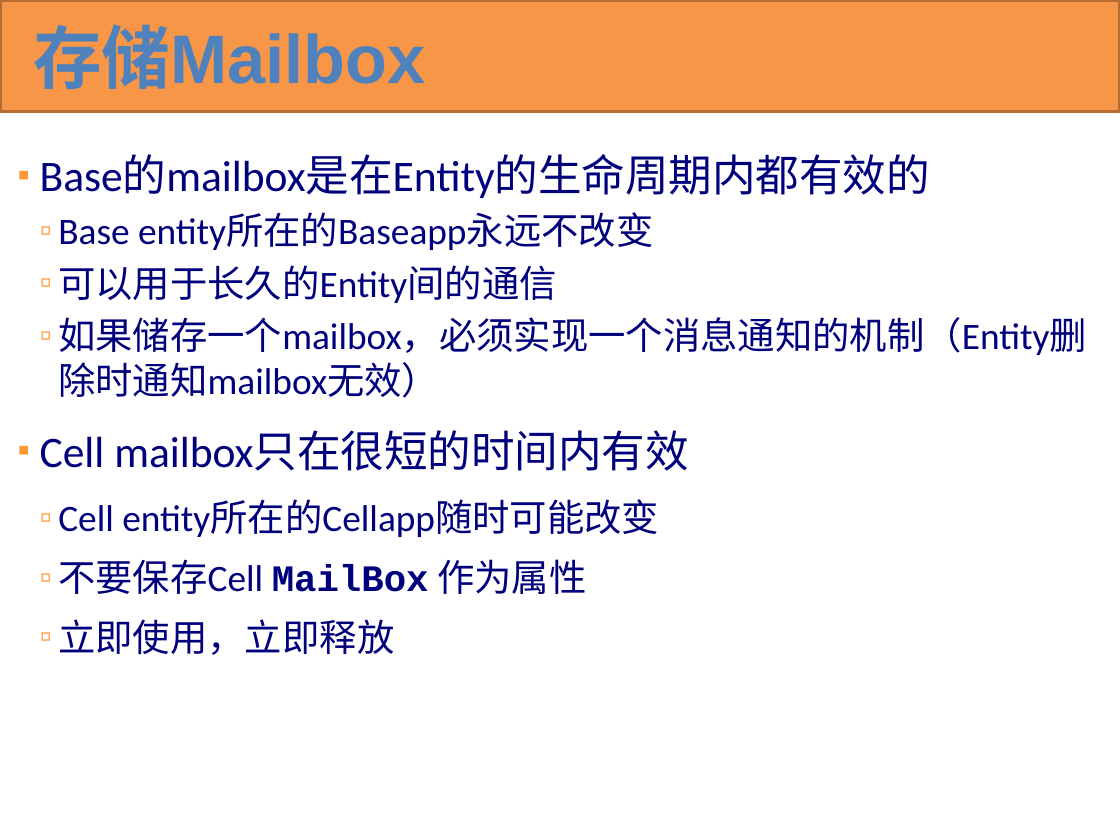
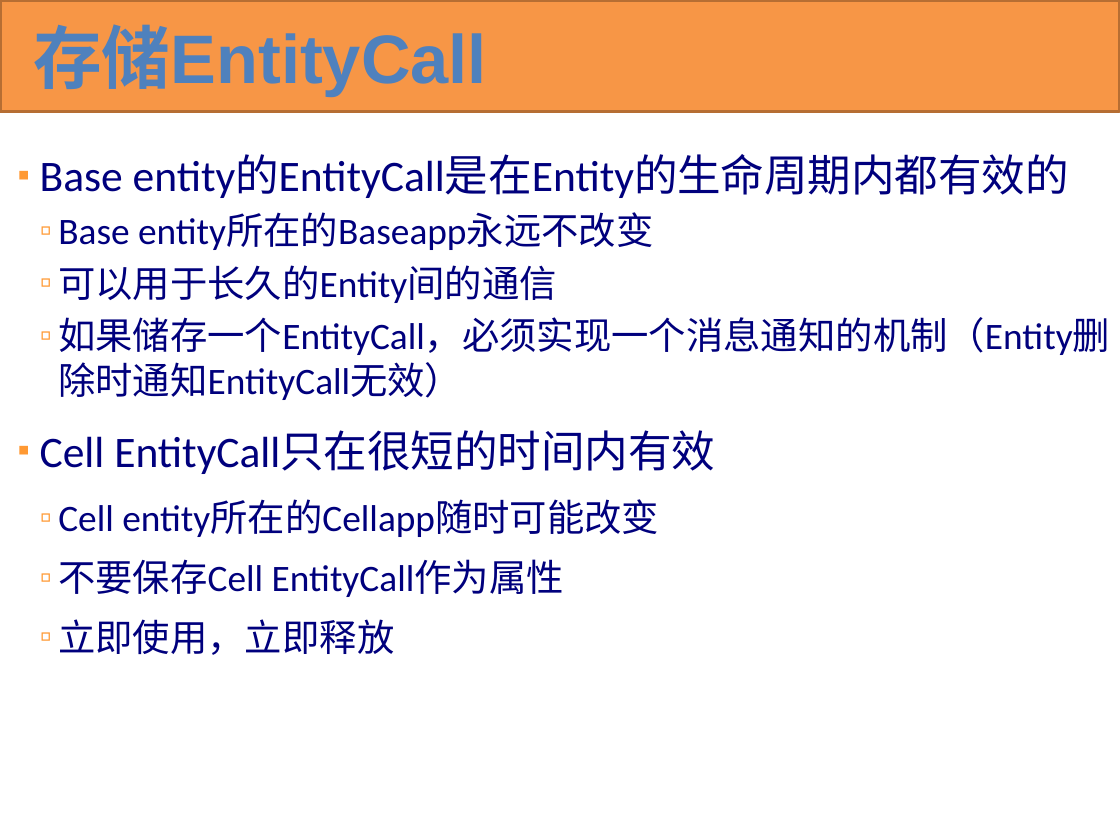
Before and after one commit to KBEngineLab/KBEngine-Nex, a slide deck: slide 74 of docs/KBEngine overview(cn).pptx. Drawn at 1120x840 pixels with LibreOffice and Linux fonts; fonts in the diff are those of the drawing. Boxes give left, top, right and bottom in pixels: in the first picture for what was removed or moved away, otherwise in the second. Text is boxed around its words. In the diff, an @@ line names an element or a change of style, - is before the commit and + after.

```diff
--- a/docs/KBEngine overview(cn).pptx
+++ b/docs/KBEngine overview(cn).pptx
@@ title at (x1=33, y1=24, x2=487, y2=97): text changed @@
-存储Mailbox
+存储EntityCall
@@ text at (x1=40, y1=155, x2=1069, y2=198): text changed @@
-▪ Base的mailbox是在Entity的生命周期内都有效的
+▪ Base entity的EntityCall是在Entity的生命周期内都有效的
@@ text at (x1=58, y1=213, x2=659, y2=655): indent changed @@
@@ text at (x1=40, y1=317, x2=1110, y2=474): text changed @@
-  ▫ 如果储存一个mailbox，必须实现一个消息通知的机制（Entity删除时通知mailbox无效）
-▪ Cell mailbox只在很短的时间内有效
+  ▫ 如果储存一个EntityCall，必须实现一个消息通知的机制（Entity删除时通知EntityCall无效）
+▪ Cell EntityCall只在很短的时间内有效
@@ text at (x1=58, y1=559, x2=564, y2=597): text changed @@
-  ▫ 不要保存Cell MailBox 作为属性
+  ▫ 不要保存Cell EntityCall作为属性
```
Also in this commit, not shown: 35 other slides changed, 1 other file.
